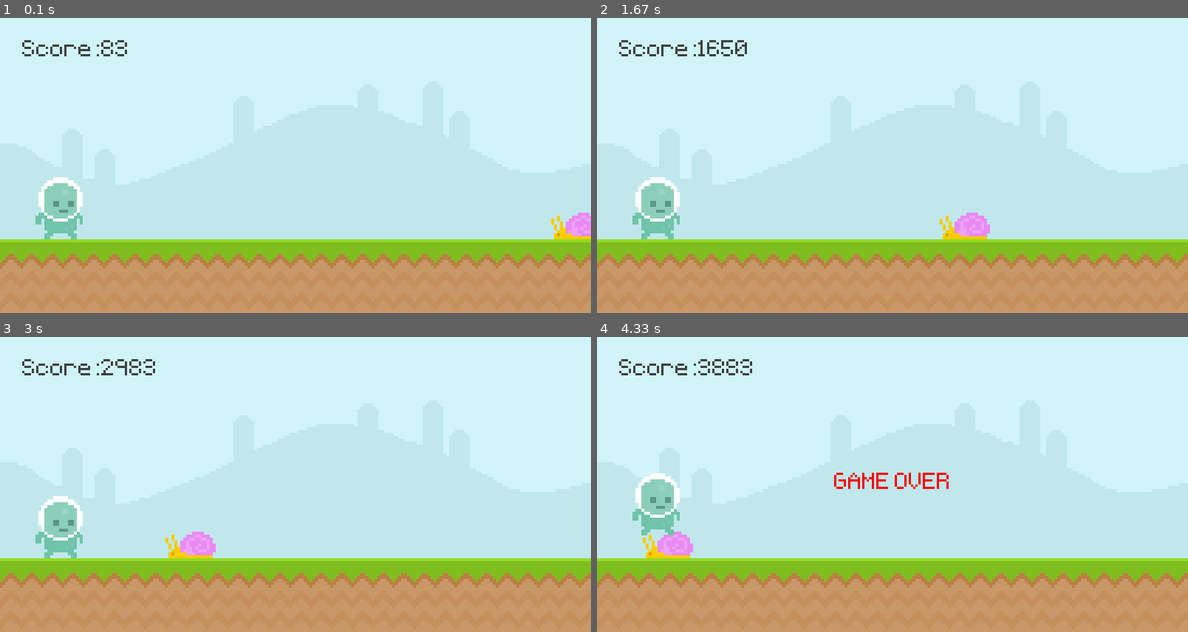
Above: before the commit, frames 1-4 (two rows, left to right).
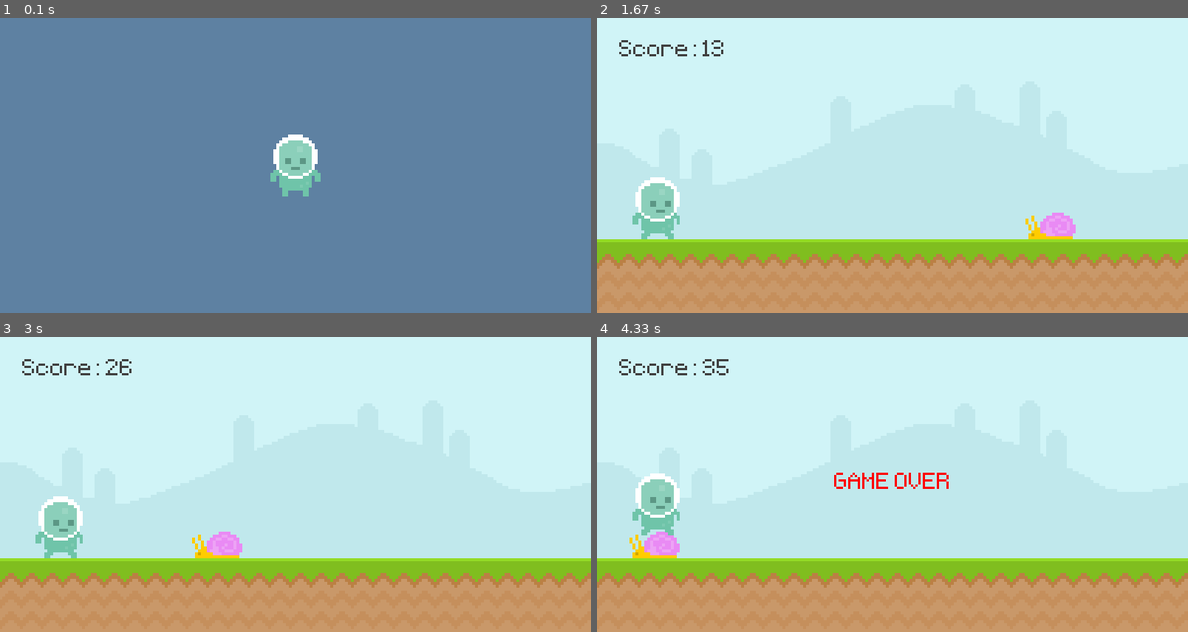
Above: after the commit, the same moments.

Repository: marvneo/pygame-intro
Game: pygame game, started from main.py
The game is run twice, just before and just after one commit, with the same random seed, the same clock (stepped at 60 frames per second) and the same inputs.
Inputs (mouse positions are in pixels of both pictures, inside the frame that each line leads up to):
- Up to frame 1 (0.1 s): no input
- Up to frame 2 (1.67 s): tap Space at 0.33 s
- Up to frame 3 (3 s): click (59, 525) at 1.72 s
- Up to frame 4 (4.33 s): click (656, 525) at 3.05 s

The runs differ from the first frame. In frame 1, 100% of the frame differs, in the area x 0-100%, y 0-100%; in frame 2, 1.3%; in frame 3, 1.1%; in frame 4, 0.8%.

Commit message:
add intro screen and functional score tracking

Diff:
--- a/main.py
+++ b/main.py
@@ -2,8 +2,9 @@
 from sys import exit
 
 def display_score():
-    curr_time = pygame.time.get_ticks()
-    score_surface = test_font.render('Score:'+ f'{curr_time}', False, (64,64,64)).convert()
+    curr_time = pygame.time.get_ticks() - start_time
+    score = curr_time // 100
+    score_surface = test_font.render('Score: '+ f'{score}', False, (64,64,64)).convert()
     score_rect = score_surface.get_rect(topleft = (30,30))
     screen.blit(score_surface, score_rect)
 
@@ -14,34 +15,35 @@
 # creates display surface
 screen_width, screen_length = 800,400
 screen = pygame.display.set_mode((screen_width,screen_length))
-
 # adds title
 pygame.display.set_caption('Python Game')
-
 # necessary for frame rate control
 clock = pygame.time.Clock()
-
-game_active = True
-
+game_active = False
+start_time = 0
 # font type
 test_font = pygame.font.Font('font/Pixeltype.ttf', 50)
+# intro screen
+player_stand = pygame.image.load('graphics/player/player_stand.png').convert_alpha()
+player_stand_rect = player_stand.get_rect(center = (400,200))
 
 # creates surface
 sky_surface = pygame.image.load('graphics/Sky.png').convert()
 ground_surface = pygame.image.load('graphics/ground.png').convert()
-
 # snail
 snail_surface = pygame.image.load('graphics/snail/snail1.png').convert_alpha()
 snail_pos = 800
 snail_rect = snail_surface.get_rect(midbottom = (snail_pos,300))
-snail_accel = 3
+snail_accel = 4
 # player
 player_surface = pygame.image.load('graphics/player/player_walk_1.png').convert_alpha()
 player_rect = player_surface.get_rect(midbottom = (80,300))
 player_gravity = 0
+
 # game over
 game_over_text = test_font.render('GAME OVER', False, 'red').convert()
 game_over_rect = game_over_text.get_rect(center =(400,200))
+game_over = False
 
 # runs game
 while True:
@@ -62,14 +64,14 @@
         if not game_active:
             if event.type == pygame.KEYDOWN and event.key == pygame.K_SPACE:
                 game_active = True
+                game_over = False
+                start_time = pygame.time.get_ticks()
                 snail_rect.left = 900
 
     if game_active:
         # renders animation
         screen.blit(sky_surface,(0,0))
         screen.blit(ground_surface,(0,300))
-        #pygame.draw.rect(screen, '#c0e8ec', score_rect)
-        #pygame.draw.rect(screen, '#c0e8ec', score_rect, 10)
         display_score()
         # snail movement
         snail_rect.left -= snail_accel
@@ -88,14 +90,20 @@
         # handles collisions
         if snail_rect.colliderect(player_rect):
             game_active = False
+            game_over = True
+
 
     else:
-        screen.blit(game_over_text, game_over_rect)
+        if game_over:
+            screen.blit(game_over_text, game_over_rect)
 
-        for event in pygame.event.get():
-            if event.type == pygame.QUIT:
-                pygame.quit()
-                exit()
+            for event in pygame.event.get():
+                if event.type == pygame.QUIT:
+                    pygame.quit()
+                    exit()
+        else:
+            screen.fill((94, 129, 162))
+            screen.blit(player_stand, player_stand_rect)
 
 
 
